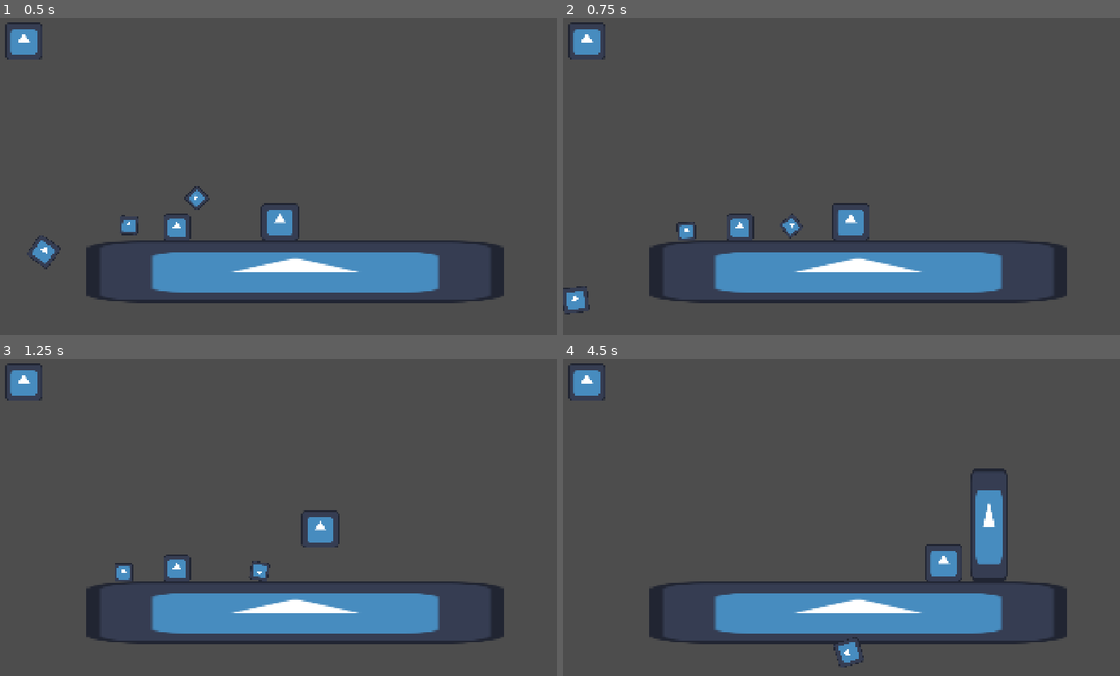
Above: before the commit, frames 1-4 (two rows, left to right).
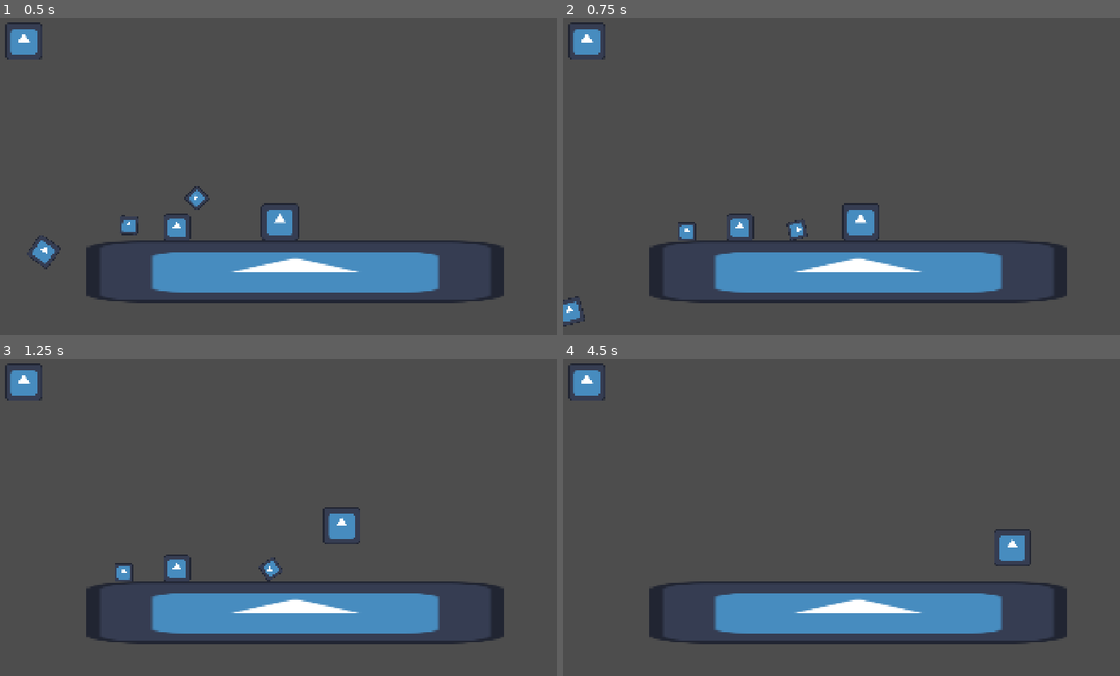
Above: after the commit, the same moments.

Repository: Goodman599/UWGameDevClubFall2026Jam
Game: Godot game, scene res://main.tscn
Two runs of this game, one before a commit and one after it. Both use one fixed random seed, a clock stepped at 60 frames per second and the inputs below. The engine's default icon, where the game draws it, is replaced by a stand-in: a white triangle on a blue panel in a dark square.
Inputs:
- Up to frame 1 (0.5 s): no input
- Up to frame 2 (0.75 s): hold D (right) from 0.53 s (still down); tap J (create_platform) at 0.6 s
- Up to frame 3 (1.25 s): keep holding D (right); tap Space (jump) at 0.77 s
- Up to frame 4 (4.5 s): tap K (create_bomb) at 1.35, 4.35 s; tap Space (jump) at 1.52, 3.02, 3.77 s; tap J (create_platform) at 1.55, 2.1, 3.05, 3.6 s; release D (right) at 2.03 s; hold A (left) 2.03-2.78 s; hold D (right) 2.78-4.28 s; tap T (time_stop_temp) at 2.85 s; hold A (left) from 4.28 s (still down)

Frame 1 is identical in both runs. In frame 2, 0.9% of the frame differs, in the area x 0-57%, y 58-98%; in frame 3, 1.0%; in frame 4, 2.5%, in the area x 48-85%, y 34-98%.

Commit message:
platform removes scrap resources now

Diff:
--- a/game_objects/platform_files/platform.gd
+++ b/game_objects/platform_files/platform.gd
@@ -1,6 +1,7 @@
 class_name Platform
 extends Node2D
 
+const SCRAP_COST := 4
 const SCRAP_REFUND := 3
 const SCRAP_SCENE := preload("res://game_objects/scrap_files/scrap_metal.tscn")
 
--- a/player_files/player.gd
+++ b/player_files/player.gd
@@ -62,9 +62,10 @@
 
 
 	if Input.is_action_just_pressed("create_platform") and !aiming_bomb and !aiming_platform:
-		aiming_platform = true
-		TimeStop.stop_time()
-		create_platform_hologram()
+		if GameManager.scrap >= Platform.SCRAP_COST:
+			aiming_platform = true
+			TimeStop.stop_time()
+			create_platform_hologram()
 	if Input.is_action_just_pressed("create_bomb") and !aiming_platform and !aiming_bomb:
 		aiming_bomb = true
 		TimeStop.stop_time()
@@ -235,6 +236,8 @@
 	platform_hologram_V = null
 	platform_aim_direction = Vector2i(0, 0)
 
+	GameManager.remove_scrap_resource(Platform.SCRAP_COST)
+
 func create_bomb():
 	# Place a bomb based on recorded direction while aiming
 	pass
